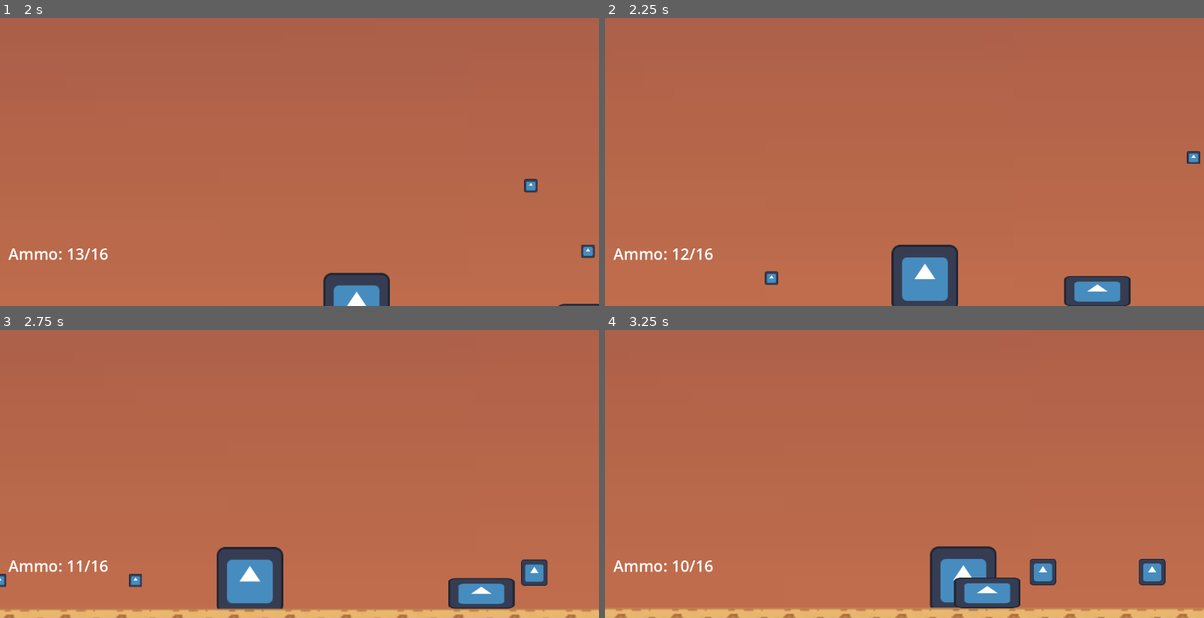
Above: before the commit, frames 1-4 (two rows, left to right).
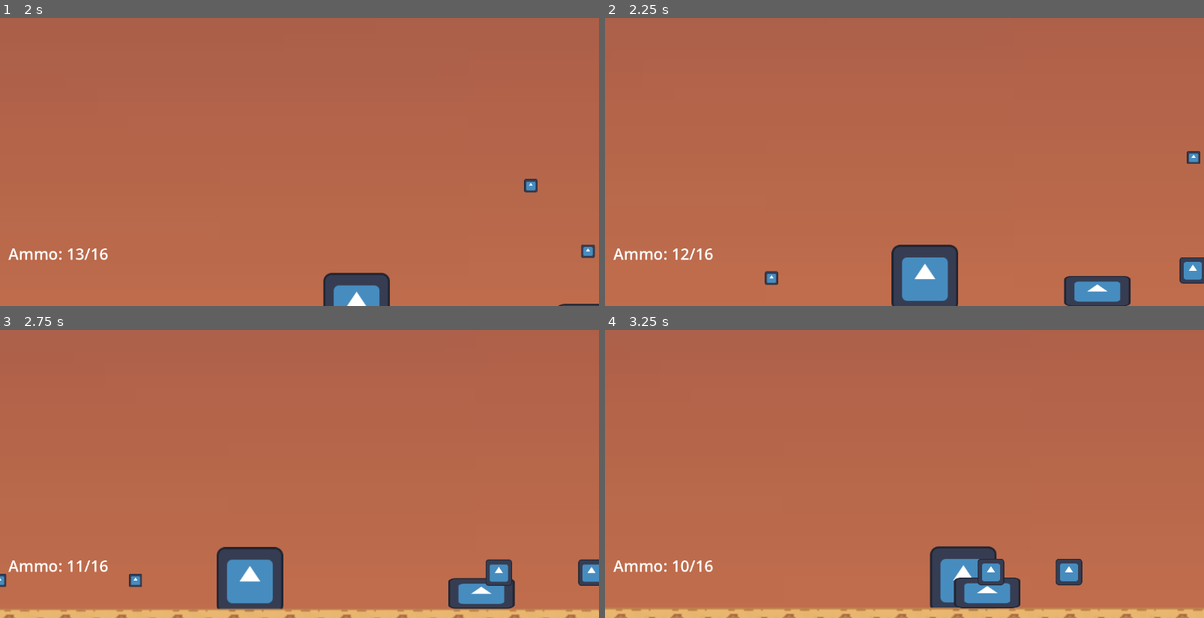
Above: after the commit, the same moments.

Repository: dzfrias/gladiator
Game: Godot game, scene res://scenes/level_playtest.tscn
Same seed, same stepped clock (60 frames per second), same inputs: the game is played once before the commit and once after it. This scene is started directly instead of the project's main scene. The engine's default icon, where the game draws it, is replaced by a stand-in: a white triangle on a blue panel in a dark square.
Inputs (mouse positions are in pixels of both pictures, inside the frame that each line leads up to):
- Up to frame 1 (2 s): move the mouse to (431, 121) at 0.52 s; press the mouse at (431, 121) at 0.53 s; hold D (right) from 0.53 s (still down); tap Space (jump) at 0.77, 1.07, 1.52, 1.82 s; move the mouse to (179, 156) at 1.27 s; release the mouse at (179, 156) at 1.28 s; tap S (crouch) at 1.35 s; click (179, 156) at 1.55 s
- Up to frame 2 (2.25 s): move the mouse to (964, 64) at 2.02 s; release D (right) at 2.03 s; press the mouse at (964, 64) at 2.03 s; hold A (left) from 2.03 s (still down)
- Up to frame 3 (2.75 s): keep holding A (left)
- Up to frame 4 (3.25 s): move the mouse to (874, 517) at 2.77 s; release A (left) at 2.78 s; release the mouse at (874, 517) at 2.78 s; hold D (right) from 2.78 s (still down); tap E (roll) at 2.85 s; tap Space (jump) at 3.02 s; click (874, 517) at 3.05 s

Frame 1 is identical in both runs. In frame 2, 0.4% of the frame differs, in the area x 95-100%, y 83-93%; in frame 3, 1.1%; in frame 4, 1.6%, in the area x 62-94%, y 79-89%.

Commit message:
Tweak shooter
Consistently shoots in bursts now. Also decrease reload time.

Diff:
--- a/scenes/shooter.tscn
+++ b/scenes/shooter.tscn
@@ -20,10 +20,9 @@
 script = ExtResource("1_a5ml5")
 projectile = ExtResource("2_5g1nj")
 projectile_speed = 600.0
-idle_time = 0.1
-prepare_attack_time = 0.1
-shoot_cooldown_avg = 0.1
-shoot_cooldown_sd = 0.0
+reload_time = 4.0
+shoot_cooldown_avg = 0.3
+shoot_cooldown_sd = 0.1
 impact_particle_prefab = ExtResource("3_qpshq")
 
 [node name="CollisionShape2D" type="CollisionShape2D" parent="."]
--- a/scripts/enemies/shooter.gd
+++ b/scripts/enemies/shooter.gd
@@ -12,8 +12,6 @@
 @export var projectile_damage := 4.0
 @export var ammo := 3
 @export var reload_time := 5.0
-@export var idle_time := 0.5
-@export var prepare_attack_time := 0.25
 @export var shoot_cooldown_avg: float = 0.9
 @export var shoot_cooldown_sd: float = 0.2
 
@@ -80,30 +78,24 @@
 
 func _shoot(direction: float) -> void:
 	_state = State.SHOOTING
-	await get_tree().create_timer(prepare_attack_time).timeout
-	var p := projectile.instantiate() as HorizontalProjectile
-	get_tree().root.add_child(p)
-	var angle: float
-	if direction == 1:
-		angle = 0.0
-	else:
-		angle = PI
-	p.fire(projectile_speed, angle)
-	p.damage = projectile_damage
-	p.position = position
-	_current_ammo -= 1
-	await get_tree().create_timer(idle_time).timeout
+	for i in range(ammo):
+		var p := projectile.instantiate() as HorizontalProjectile
+		get_tree().root.add_child(p)
+		var angle: float
+		if direction == 1:
+			angle = 0.0
+		else:
+			angle = PI
+		p.fire(projectile_speed, angle)
+		p.damage = projectile_damage
+		p.position = position
+		var wait := maxf(0, randfn(shoot_cooldown_avg, shoot_cooldown_sd))
+		await get_tree().create_timer(wait).timeout
+
 	_state = State.TRACKING
 	_can_attack = false
-	var wait: float
-	if _current_ammo == 0:
-		wait = reload_time
-	else:
-		wait = maxf(0, randfn(shoot_cooldown_avg, shoot_cooldown_sd))
-	await get_tree().create_timer(wait).timeout
+	await get_tree().create_timer(reload_time).timeout
 	_can_attack = true
-	if _current_ammo == 0:
-		_current_ammo = ammo
 
 func _on_detection_zone_body_entered(body: Node2D) -> void:
 	if body is Player:
